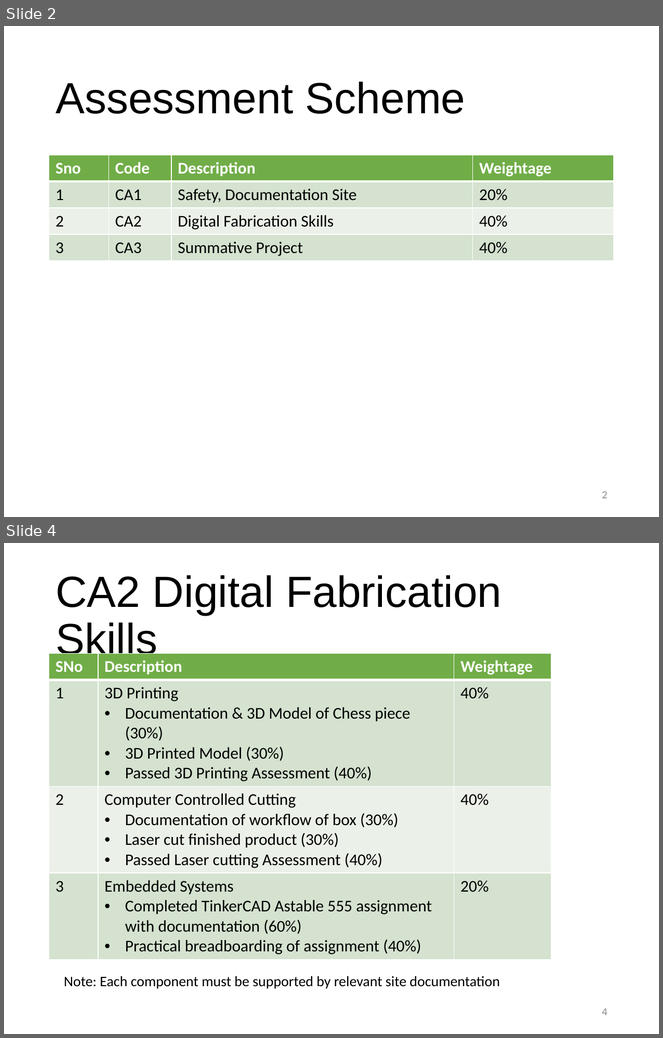
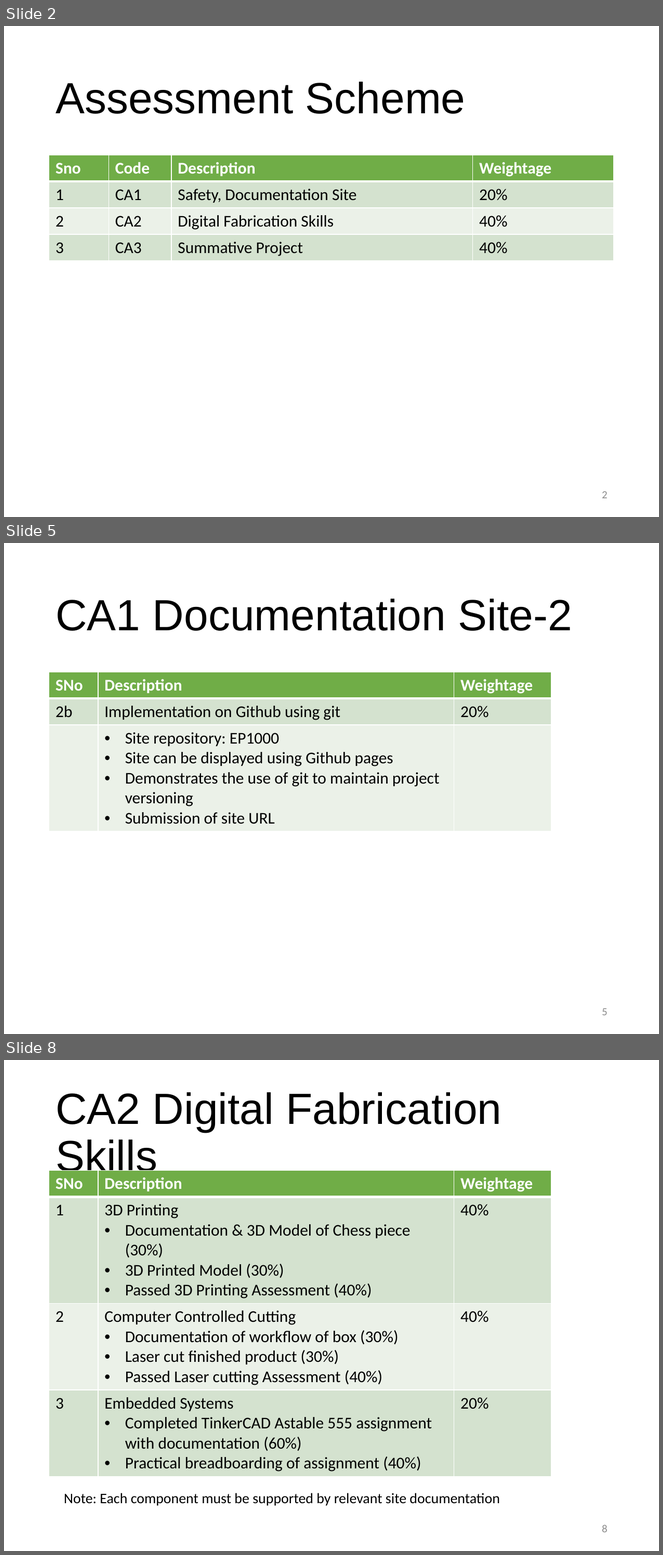
Before and after one commit to RDorville/digfab, a slide deck: presentations/ep1000_assessment/ep1000_assessment.pptx. Shown one above the other, each under a label of ours: slides 2 and 4 before the commit, slides 2, 5 and 8 after it; the slides between them are not shown. The pictures are 663x1038 and 663x1555 pixels, drawn with LibreOffice and Linux fonts; fonts in the diff are those of the drawing; background and template pictures are left out. Boxes give left, top, right and bottom in pixels: in the first picture for what was removed or moved away, otherwise in the second. Text is boxed around its words. In the diff, an @@ line names an element or a change of style, - is before the commit and + after.

```diff
--- a/presentations/ep1000_assessment/ep1000_assessment.pptx
+++ b/presentations/ep1000_assessment/ep1000_assessment.pptx
@@ slide 5 added at (4,543,659,1034), background #FFFFFF @@
@@ title added at (55,599,572,631), 48 pt, text #000000 @@
+CA1 Documentation Site-2
@@ table added at (49,672,552,830), 3 rows, 3 columns @@
+SNo | Description | Weightage
+2b | Implementation on Github using git | 20%
+ | Site repository: EP1000 / Site can be displayed using Github pages / Demonstrates the use of git to maintain project versioning / Submission of site URL | 
@@ page number added at (602,1008,608,1016), 12 pt, text #8C8C8C @@
+5
@@ what was slide 4 is now slide 8 @@
@@ page number at (602,1525,608,1533): text changed @@
-4
+8
```
Also in this commit, not shown: 1 slide changed, 3 other slides added, 1 other file.
